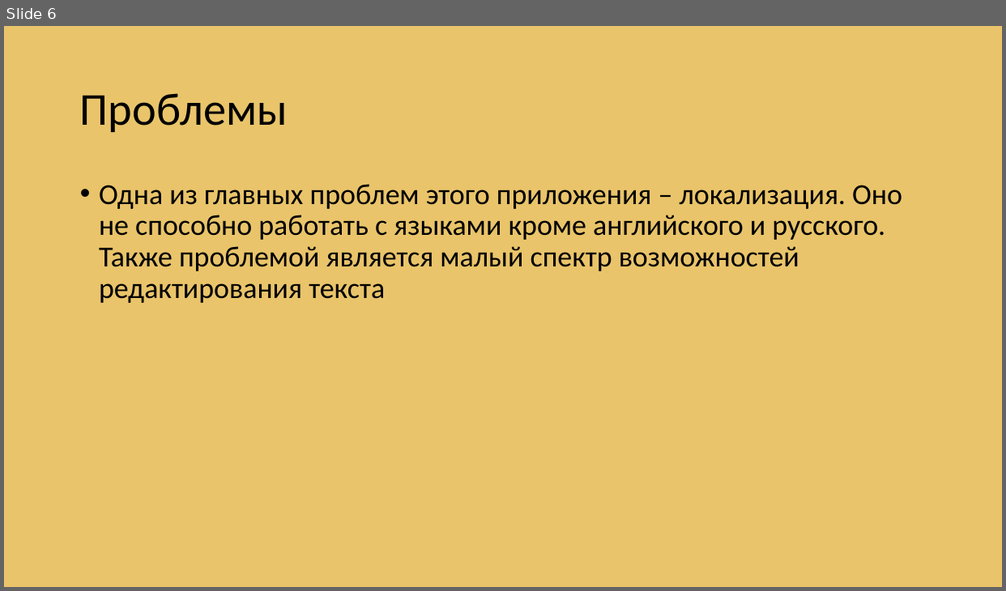
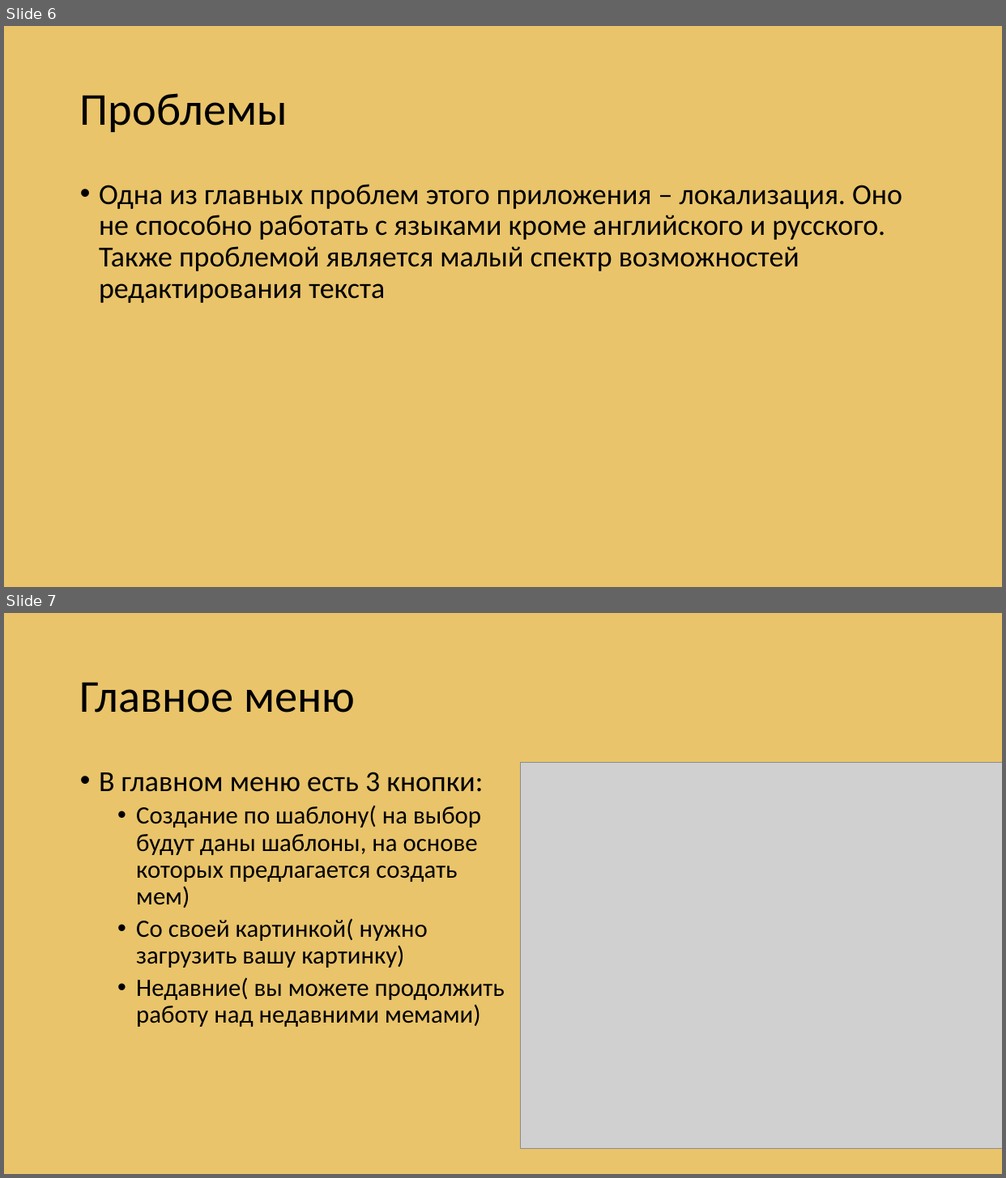
Before and after one commit to Albertlll/Mem_generator, a slide deck: презентация.pptx. Shown one above the other, each under a label of ours: slide 6 before the commit, slides 6 and 7 after it. The pictures are 1006x591 and 1006x1178 pixels, drawn with LibreOffice and Linux fonts; fonts in the diff are those of the drawing; grey boxes stand for pictures. Boxes give left, top, right and bottom in pixels: in the first picture for what was removed or moved away, otherwise in the second. Text is boxed around its words. In the diff, an @@ line names an element or a change of style, - is before the commit and + after.

```diff
--- a/презентация.pptx
+++ b/презентация.pptx
@@ slide 7 added at <box>4,613,1002,1174</box>, background #E9C46A @@
@@ title added at <box>80,682,355,713</box>, 44 pt, text #000000 @@
+Главное меню
@@ text added at <box>99,772,505,1027</box>, 24 pt, text #000000 @@
+• В главном меню есть 3 кнопки:
+  • Создание по шаблону( на выбор будут даны шаблоны, на основе которых предлагается создать мем)
+  • Со своей картинкой( нужно загрузить вашу картинку)
+  • Недавние( вы можете продолжить работу над недавними мемами)
@@ picture added at <box>521,763,1002,1149</box> @@
```
Also in this commit, not shown: 6 other slides added.
